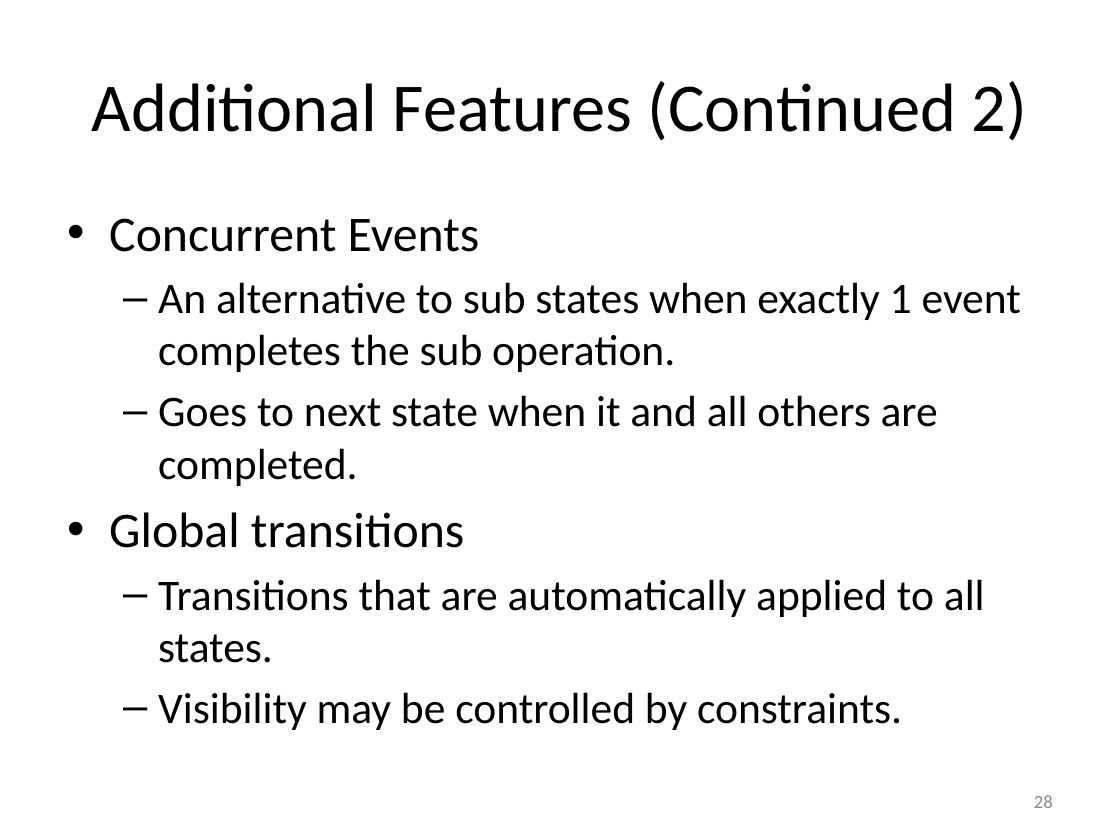
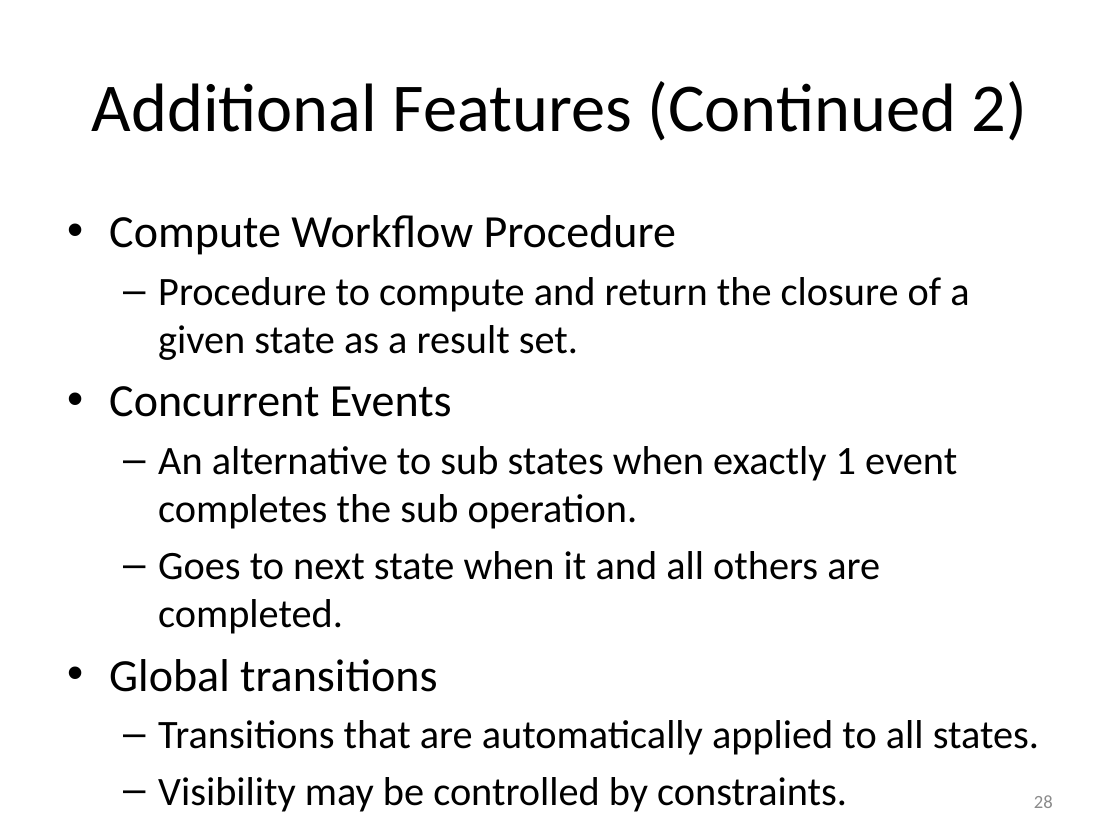
Before and after one commit to RichardRoda/DFA-Workflow-Model, a slide deck: slide 28 of Modeling Workflows with Event Driven DFA.pptx. Drawn at 1120x840 pixels with LibreOffice and Linux fonts; fonts in the diff are those of the drawing. Boxes give left, top, right and bottom in pixels: in the first picture for what was removed or moved away, otherwise in the second. Text is boxed around its words. In the diff, an @@ line names an element or a change of style, - is before the commit and + after.

Commit message:
Add compute workflow procedure to planned features.

```diff
--- a/Modeling Workflows with Event Driven DFA.pptx
+++ b/Modeling Workflows with Event Driven DFA.pptx
@@ text at <box>109,215,969,360</box>: paragraphs added @@
+• Compute Workflow Procedure
+  – Procedure to compute and return the closure of a given state as a result set.
@@ text at <box>109,386,1039,755</box>: size 32 to 29.6 pt in "Concurrent Events", "Global transitions"; size 28 to 25.9 pt in "An alternative to sub states when exactly ...", "Goes to next state when it and ...", "Transitions that are automatically applied to all ...", "Visibility may be controlled by constraints." @@
```
Also in this commit, not shown: 1 other file.
